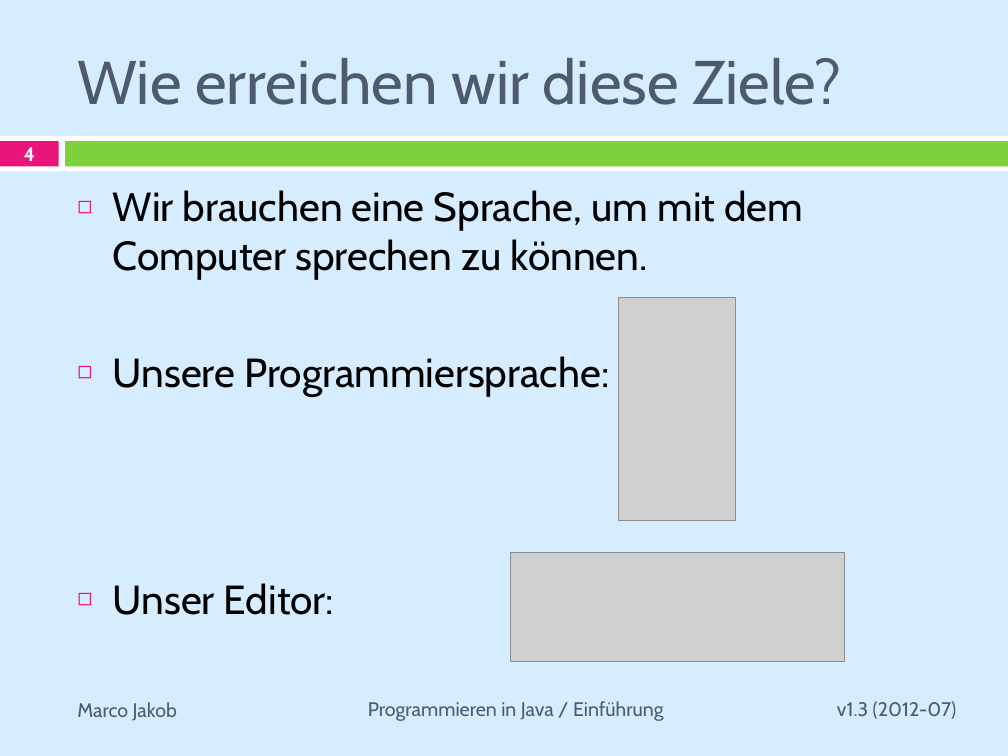
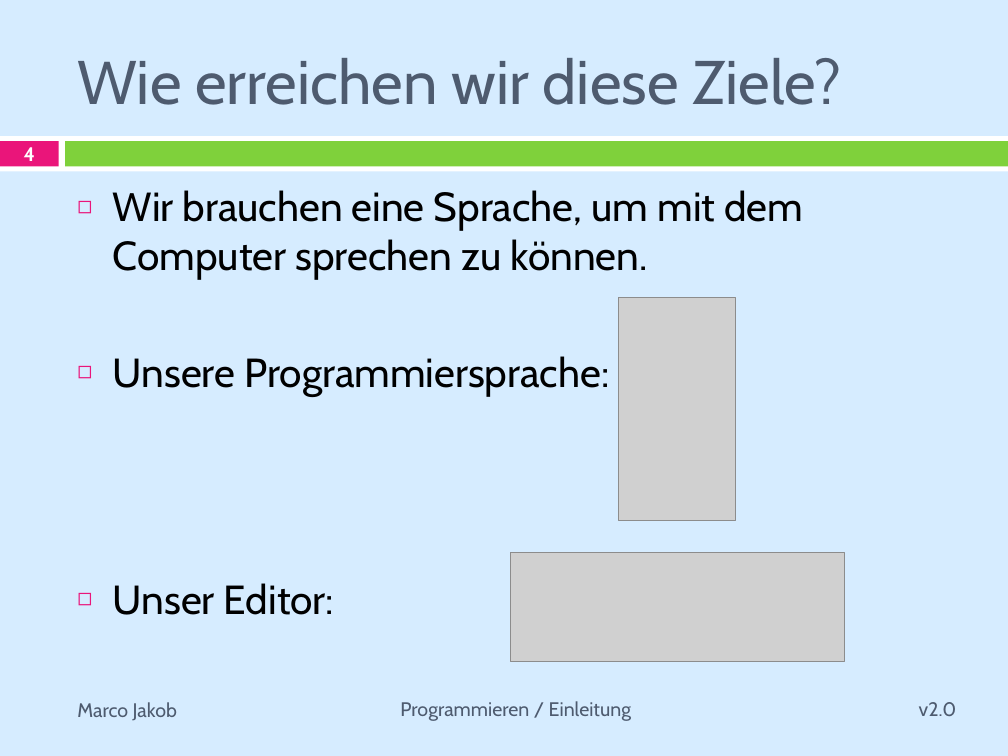
Before and after one commit to marcojakob/greenfoot-kara, a slide deck: slide 4 of presentations-de/praesentation-01-einleitung.pptx. Drawn at 1008x756 pixels with LibreOffice and Linux fonts; fonts in the diff are those of the drawing; grey boxes stand for pictures. Boxes give left, top, right and bottom in pixels: in the first picture for what was removed or moved away, otherwise in the second. Text is boxed around its words. In the diff, an @@ line names an element or a change of style, - is before the commit and + after.

```diff
--- a/presentations-de/praesentation-01-einleitung.pptx
+++ b/presentations-de/praesentation-01-einleitung.pptx
@@ text at <box>400,701,631,721</box>: text changed @@
-Programmieren in Java / Einführung
+Programmieren / Einleitung
@@ text at <box>919,702,957,716</box>: text changed @@
-v1.3 (2012-07)
+v2.0
```
Also in this commit, not shown: 5 other slides changed, 6 other files.
